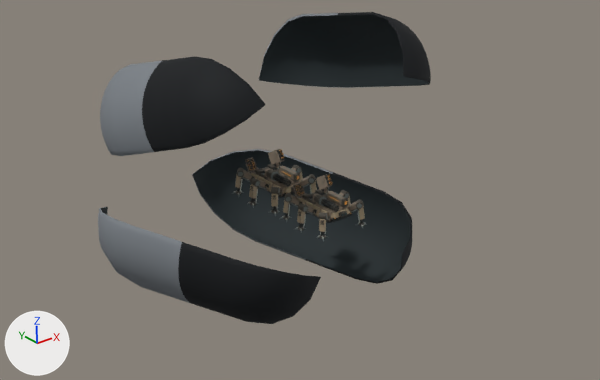
One commit to the Blender file source/blender/feids26-review.blend: the scene before it, then after it.
Both versions are drawn from the file's camera 'REVIEW_CAMERA'. The axes (+X, +Y, +Z) are drawn at lower left. The lights are the same throughout. The first picture is the older version.

Objects in the first picture: 'HULL_ARMOR', 'HULL_ARMOR.001', 'SHELL_ARMOR_1', 'SHELL_ARMOR_2', 'SHELL_ARMOR_3', 'SHELL_ARMOR_4' and 27 more.
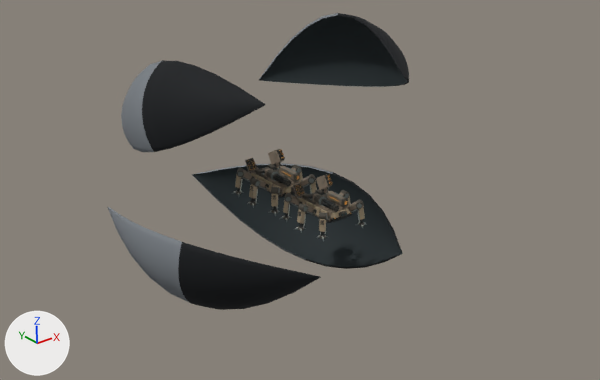
What differs and where, as boxes (x1, y1, x2, y2) in the pictures (600 x 380 px; the box of a moved part takes in the faces that stretch with it):
'SHELL_ARMOR_4', reshaped (21% shorter): before (192, 149, 412, 284); after (192, 163, 403, 269)
'SHELL_ARMOR_3', reshaped (12% shorter): before (98, 207, 321, 324); after (108, 207, 321, 310)
'SHELL_ARMOR_2', reshaped (13% narrower, 8% shorter): before (100, 56, 265, 156); after (121, 60, 265, 152)
'SHELL_ARMOR_1', reshaped (13% narrower): before (259, 12, 431, 88); after (259, 13, 409, 87)
part 1 of me_mesh_0, moved or reshaped: before (259, 13, 373, 88); after (259, 13, 373, 87)
part 2 of me_mesh_0, moved or reshaped: before (338, 12, 431, 87); after (338, 13, 409, 87)
part 3 of me_mesh_1, moved or reshaped: before (100, 61, 161, 156); after (121, 61, 161, 152)
part 4 of me_mesh_1, moved or reshaped: before (156, 56, 265, 152); after (156, 60, 265, 152)
part 5 of me_mesh_2, moved or reshaped: before (98, 207, 192, 304); after (108, 207, 192, 304)
part 6 of me_mesh_2, moved or reshaped: before (184, 247, 321, 324); after (184, 247, 321, 310)
part 7 of me_mesh_3, moved or reshaped: before (192, 149, 333, 260); after (192, 163, 333, 260)
part 8 of me_mesh_3, moved or reshaped: before (306, 172, 412, 284); after (306, 172, 402, 269)

What the commit changed:
me_mesh_0 has 843 vertices, 1424 faces and spans x 0.0..3.75, y -7.2..7.2, z 0.0..3.75.
me_mesh_0 is used by ob_shell_armor_1; parent ob_shell_quadrant_1; location (0.0, 0.0, 0.0).
me_mesh_0 part 1: 324 of 843 vertices moved; they spanned x 0.0..3.75, y 1.73..7.05, z 0.0..3.75 and now span x 0.0..3.67, y 0.72..6.48, z 0.0..3.67; mean shift (-0.11, -1.54, -0.11); largest move (3.31, 4.9, 0.35) -> (3.0, 2.88, 0.32).
me_mesh_0 part 2: 324 of 843 vertices moved; they spanned x 0.0..3.75, y -7.05..-1.73, z 0.0..3.75 and now span x 0.0..3.67, y -6.48..-0.72, z 0.0..3.67; mean shift (-0.11, 1.54, -0.11); largest move (3.31, -4.9, 0.35) -> (3.0, -2.88, 0.32).
me_mesh_1 has 843 vertices, 1424 faces and spans x -3.75..0.0, y -7.2..7.2, z 0.0..3.75.
me_mesh_1 is used by ob_shell_armor_2; parent ob_shell_quadrant_2; location (0.0, 0.0, 0.0).
me_mesh_1 part 3: 324 of 843 vertices moved; they spanned x -3.75..0.0, y 1.73..7.05, z 0.0..3.75 and now span x -3.67..0.0, y 0.72..6.48, z 0.0..3.67; mean shift (0.11, -1.54, -0.11); largest move (-0.35, 4.9, 3.31) -> (-0.32, 2.88, 3.0).
me_mesh_1 part 4: 324 of 843 vertices moved; they spanned x -3.75..0.0, y -7.05..-1.73, z 0.0..3.75 and now span x -3.67..0.0, y -6.48..-0.72, z 0.0..3.67; mean shift (0.11, 1.54, -0.11); largest move (-0.35, -4.9, 3.31) -> (-0.32, -2.88, 3.0).
me_mesh_2 has 843 vertices, 1424 faces and spans x -3.75..0.0, y -7.2..7.2, z -3.75..0.0.
me_mesh_2 is used by ob_shell_armor_3; parent ob_shell_quadrant_3; location (0.0, 0.0, 0.0).
me_mesh_2 part 5: 324 of 843 vertices moved; they spanned x -3.75..0.0, y 1.73..7.05, z -3.75..0.0 and now span x -3.67..0.0, y 0.72..6.48, z -3.67..0.0; mean shift (0.11, -1.54, 0.11); largest move (-3.31, 4.9, -0.35) -> (-3.0, 2.88, -0.32).
me_mesh_2 part 6: 324 of 843 vertices moved; they spanned x -3.75..0.0, y -7.05..-1.73, z -3.75..0.0 and now span x -3.67..0.0, y -6.48..-0.72, z -3.67..0.0; mean shift (0.11, 1.54, 0.11); largest move (-3.31, -4.9, -0.35) -> (-3.0, -2.88, -0.32).
me_mesh_3 has 843 vertices, 1424 faces and spans x 0.0..3.75, y -7.2..7.2, z -3.75..0.0.
me_mesh_3 is used by ob_shell_armor_4; parent ob_shell_quadrant_4; location (0.0, 0.0, 0.0).
me_mesh_3 part 7: 324 of 843 vertices moved; they spanned x 0.0..3.75, y 1.73..7.05, z -3.75..0.0 and now span x 0.0..3.67, y 0.72..6.48, z -3.67..0.0; mean shift (-0.11, -1.54, 0.11); largest move (0.35, 4.9, -3.31) -> (0.32, 2.88, -3.0).
me_mesh_3 part 8: 324 of 843 vertices moved; they spanned x 0.0..3.75, y -7.05..-1.73, z -3.75..0.0 and now span x 0.0..3.67, y -6.48..-0.72, z -3.67..0.0; mean shift (-0.11, 1.54, 0.11); largest move (0.35, -4.9, -3.31) -> (0.32, -2.88, -3.0).
